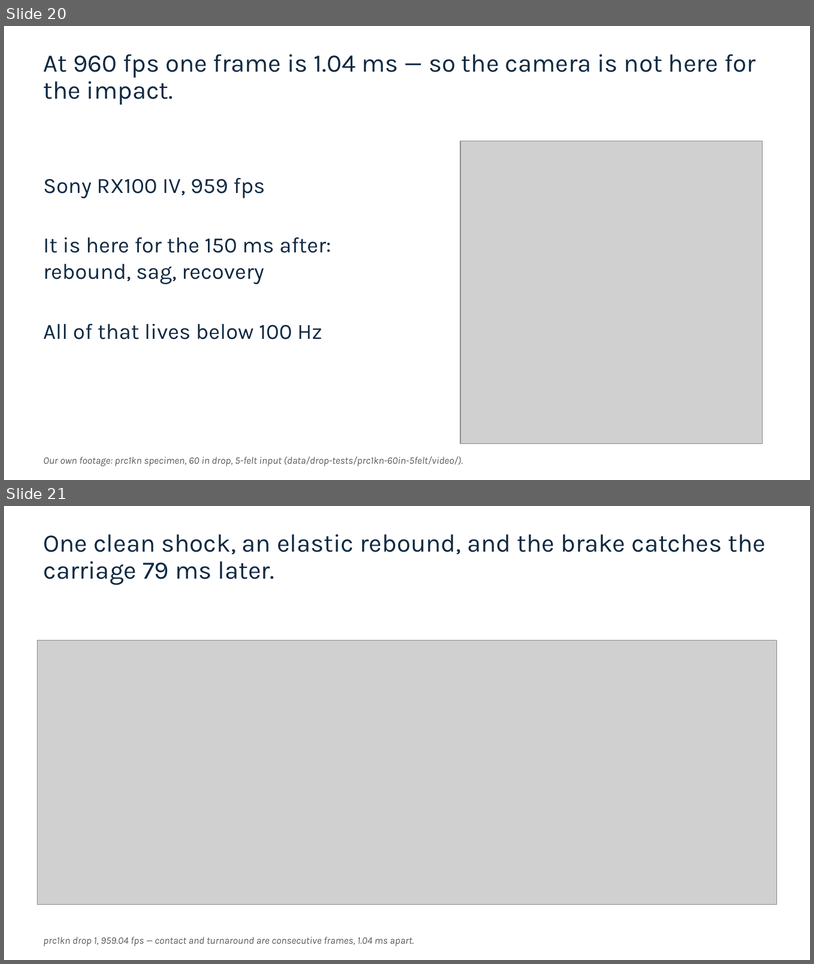
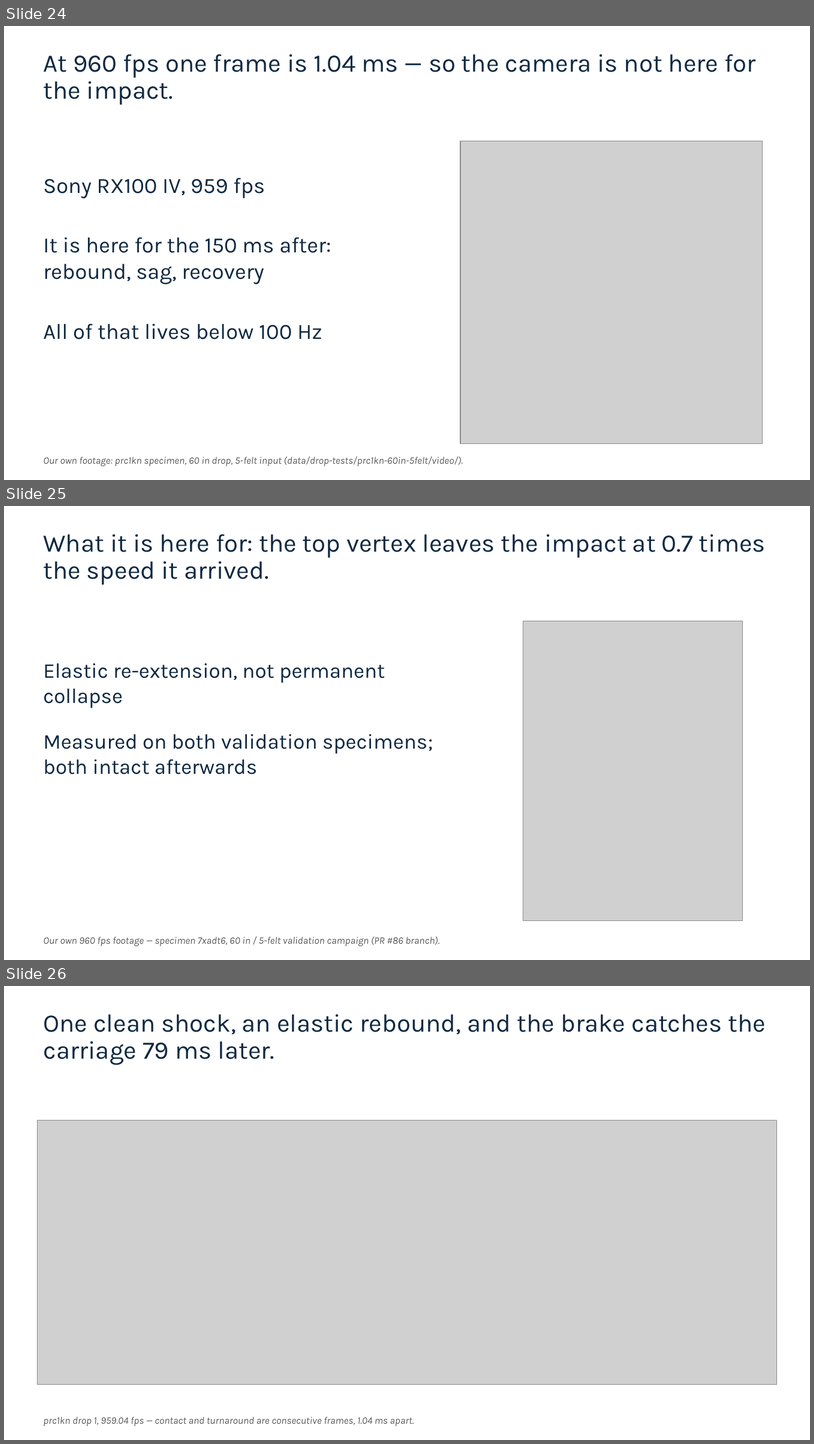
Before and after one commit to vertical-cloud-lab/tensegrity-optimization, a slide deck: presentation/Slide Decks/IDETC Supplement Slides (BO block + gap + video + accel).pptx. Shown one above the other, each under a label of ours: slides 20 and 21 before the commit, slides 24, 25 and 26 after it. The pictures are 814x964 and 814x1444 pixels, drawn with LibreOffice and Linux fonts; fonts in the diff are those of the drawing; grey boxes stand for pictures. Boxes give left, top, right and bottom in pixels: in the first picture for what was removed or moved away, otherwise in the second. Text is boxed around its words. In the diff, an @@ line names an element or a change of style, - is before the commit and + after.

```diff
--- a/presentation/Slide Decks/IDETC Supplement Slides (BO block + gap + video + accel).pptx
+++ b/presentation/Slide Decks/IDETC Supplement Slides (BO block + gap + video + accel).pptx
@@ slide 25 added at box(4, 506, 810, 960), background #FFFFFF @@
@@ title added at box(43, 534, 766, 585), 30 pt, text #0E2841 @@
+What it is here for: the top vertex leaves the impact at 0.7 times the speed it arrived.
@@ picture added at box(523, 621, 743, 921) @@
@@ text added at box(43, 663, 433, 774), 25 pt, text #0E2841 @@
+Elastic re-extension, not permanent collapse
+Measured on both validation specimens; both intact afterwards
@@ text added at box(43, 936, 440, 946), 12 pt, text #595959, italic @@
+Our own 960 fps footage — specimen 7xadt6, 60 in / 5-felt validation campaign (PR #86 branch).
@@ what was slide 20 is now slide 24 @@
@@ what was slide 21 is now slide 26 @@
```
Also in this commit, not shown: 2 slides changed, 9 other slides added, 55 other files.
